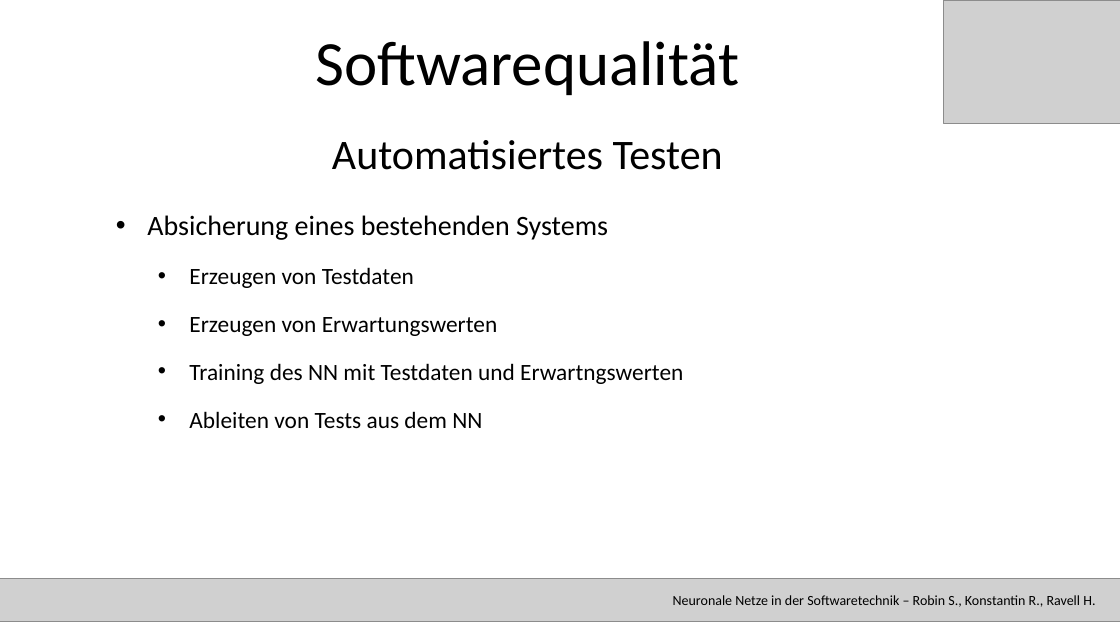
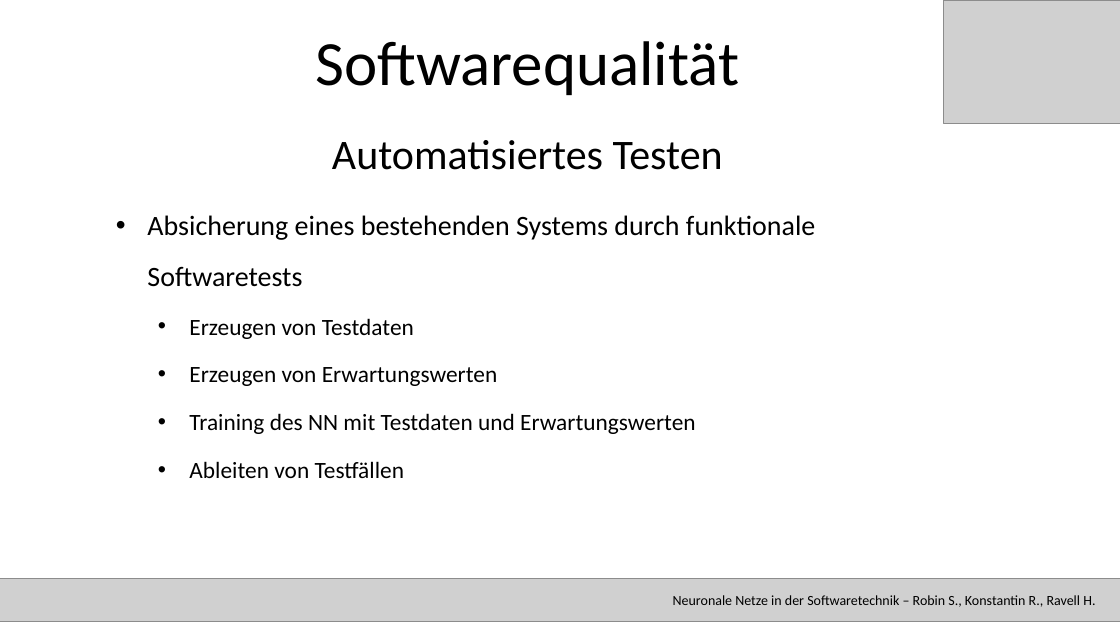
Before and after one commit to RavellHeerdegen/SATElite, a slide deck: slide 30 of SATPräsi.pptx. Drawn at 1120x630 pixels with LibreOffice and Linux fonts; fonts in the diff are those of the drawing; grey boxes stand for pictures. Boxes give left, top, right and bottom in pixels: in the first picture for what was removed or moved away, otherwise in the second. Text is boxed around its words. In the diff, an @@ line names an element or a change of style, - is before the commit and + after.

```diff
--- a/SATPräsi.pptx
+++ b/SATPräsi.pptx
@@ text at bbox=[147, 215, 815, 287]: text changed @@
-• Absicherung eines bestehenden Systems
+• Absicherung eines bestehenden Systems durch funktionale Softwaretests
@@ text at bbox=[189, 413, 696, 478]: text changed @@
-  • Training des NN mit Testdaten und Erwartngswerten
-  • Ableiten von Tests aus dem NN
+  • Training des NN mit Testdaten und Erwartungswerten
+  • Ableiten von Testfällen
```
Also in this commit, not shown: 2 other slides changed, 5 slides added, 1 other file.
